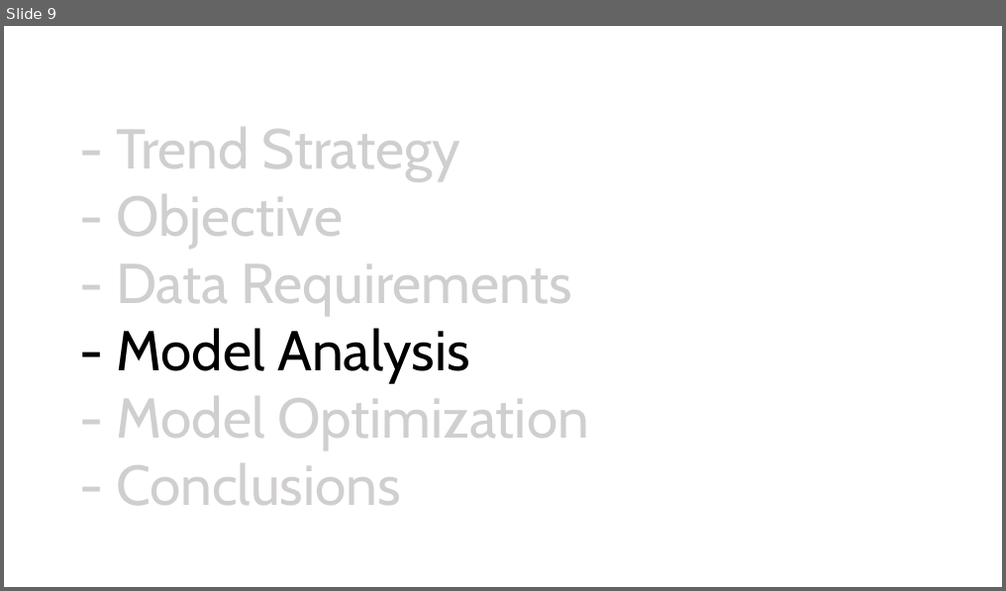
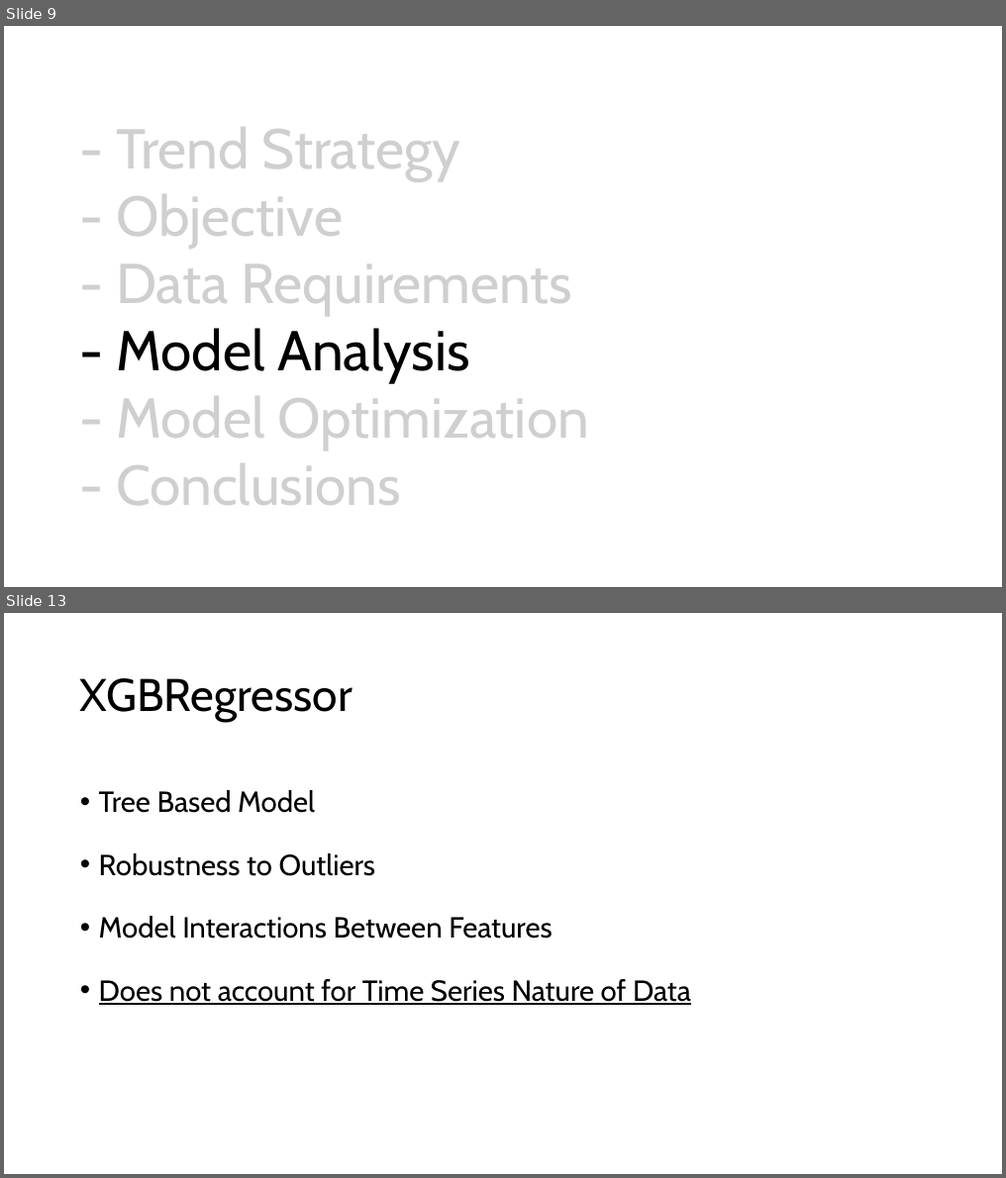
Before and after one commit to christian-ruiz/comp-642, a slide deck: final_project/Analysis of Common Trend Strategies Using ML - Christian Ruiz.pptx. Shown one above the other, each under a label of ours: slide 9 before the commit, slides 9 and 13 after it; the slides between them are not shown. The pictures are 1006x591 and 1006x1178 pixels, drawn with LibreOffice and Linux fonts; fonts in the diff are those of the drawing. Boxes give left, top, right and bottom in pixels: in the first picture for what was removed or moved away, otherwise in the second. Text is boxed around its words. In the diff, an @@ line names an element or a change of style, - is before the commit and + after.

```diff
--- a/final_project/Analysis of Common Trend Strategies Using ML - Christian Ruiz.pptx
+++ b/final_project/Analysis of Common Trend Strategies Using ML - Christian Ruiz.pptx
@@ slide 13 added at (4,613,1002,1174), background #FFFFFF @@
@@ title added at (80,678,352,722), 44 pt, text #000000 @@
+XGBRegressor
@@ text added at (99,790,691,1005), 28 pt, text #000000 @@
+• Tree Based Model
+• Robustness to Outliers
+• Model Interactions Between Features
+• Does not account for Time Series Nature of Data
```
Also in this commit, not shown: 2 slides changed, 5 other slides added, 2 other files.
